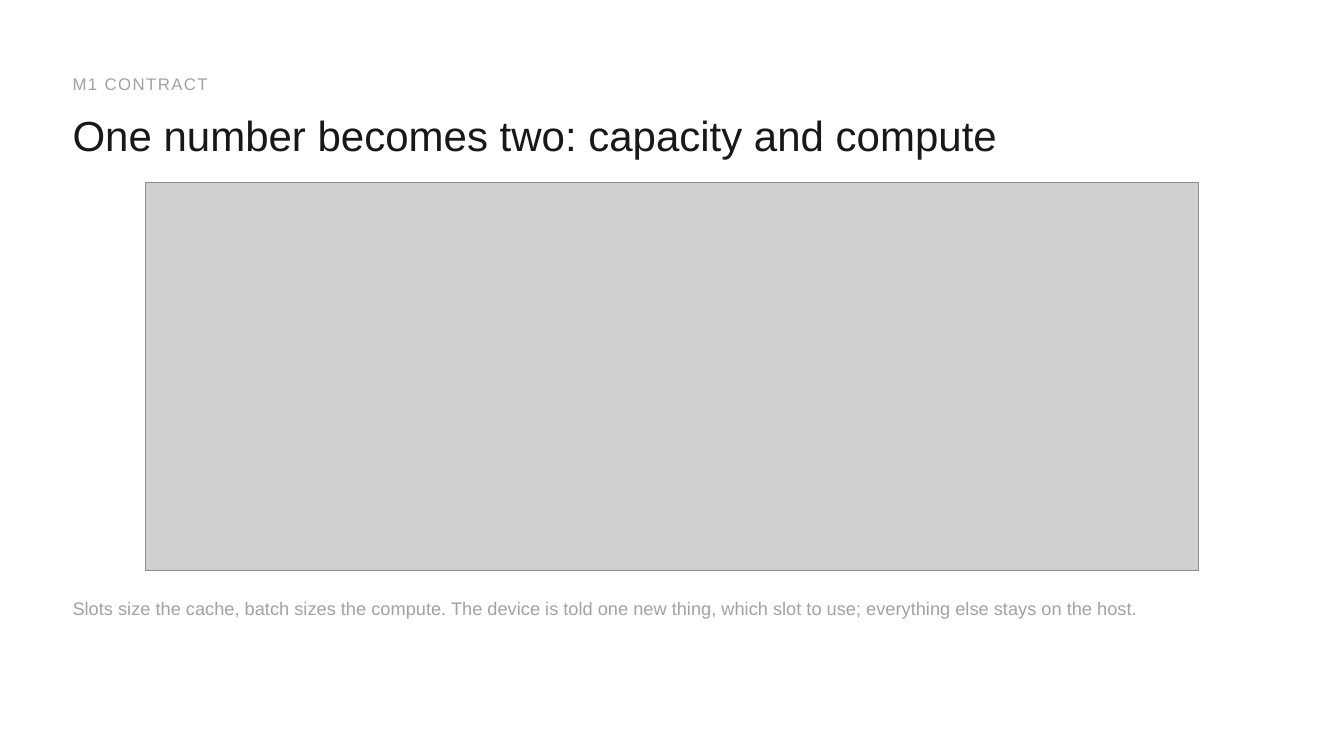
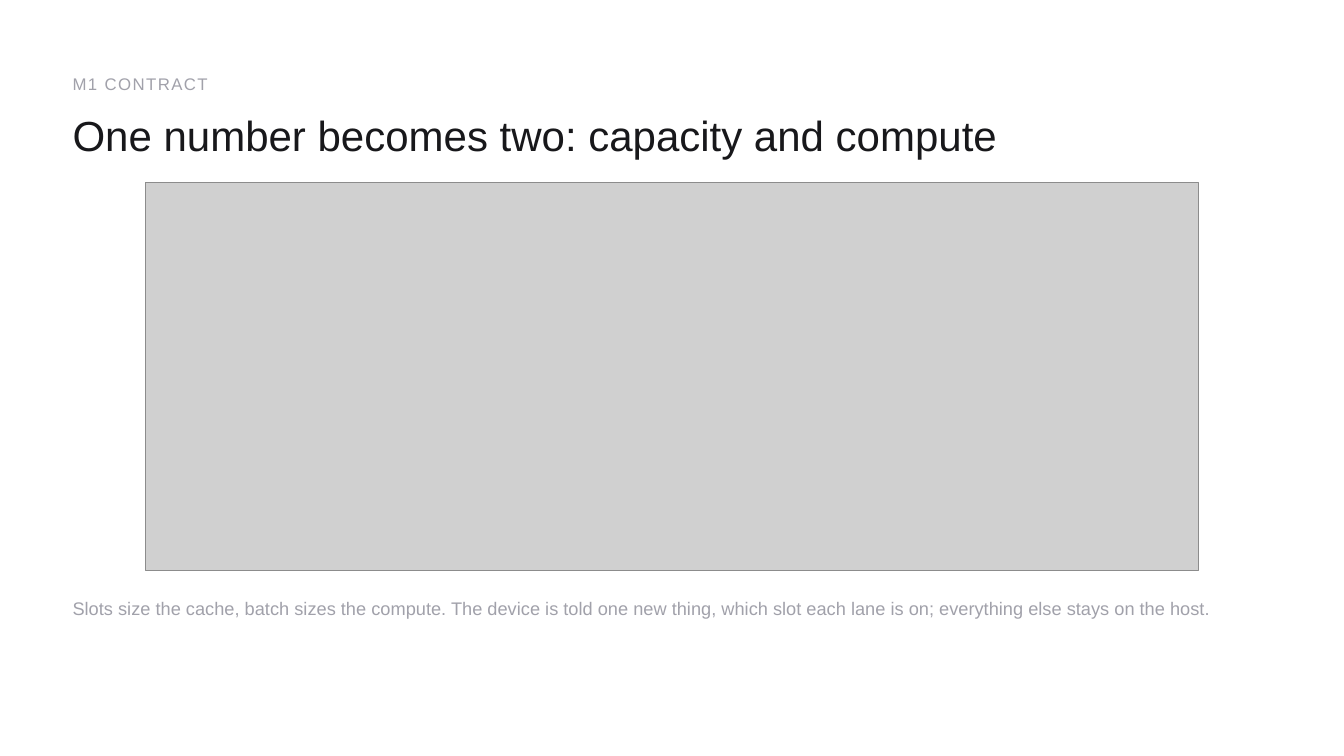
Before and after one commit to happyandslow/agent-memory, a slide deck: slide 14 of projects/WaferEngine-staging/meetings/2026-07-26.pptx (slide 13 before the commit). Drawn at 1344x756 pixels with LibreOffice and Linux fonts; fonts in the diff are those of the drawing; grey boxes stand for pictures. Boxes give left, top, right and bottom in pixels: in the first picture for what was removed or moved away, otherwise in the second. Text is boxed around its words. In the diff, an @@ line names an element or a change of style, - is before the commit and + after.

```diff
--- a/projects/WaferEngine-staging/meetings/2026-07-26.pptx
+++ b/projects/WaferEngine-staging/meetings/2026-07-26.pptx
@@ text at (73,602,1209,619): text changed @@
-Slots size the cache, batch sizes the compute. The device is told one new thing, which slot to use; everything else stays on the host.
+Slots size the cache, batch sizes the compute. The device is told one new thing, which slot each lane is on; everything else stays on the host.
```
Also in this commit, not shown: 5 other slides changed, 1 slide added, 7 other files.
